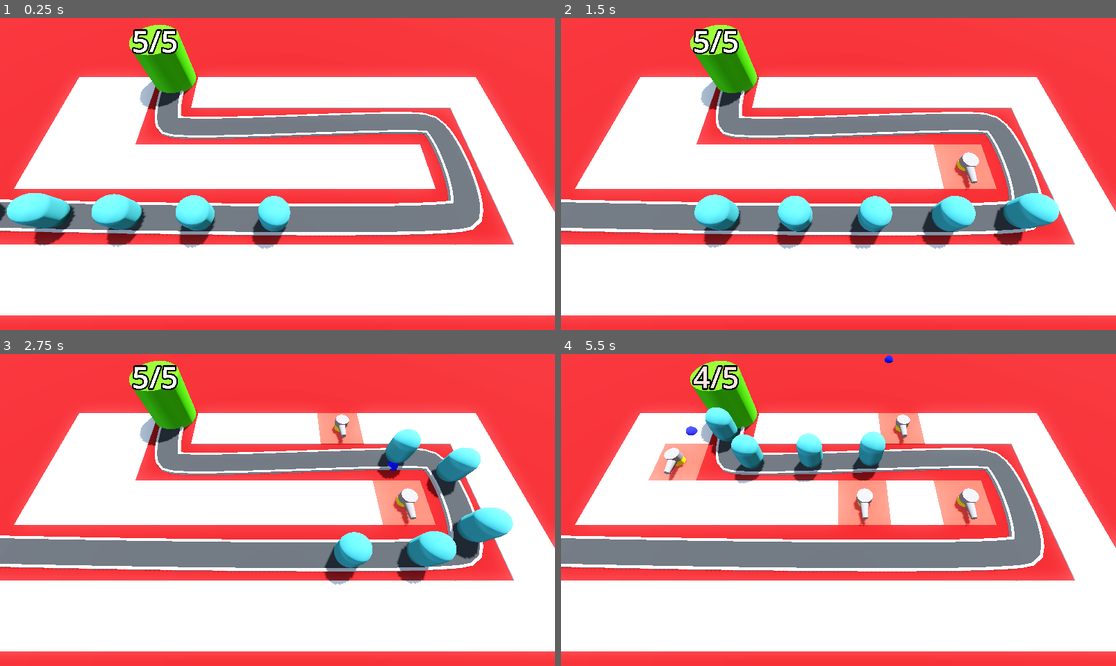
Above: before the commit, frames 1-4 (two rows, left to right).
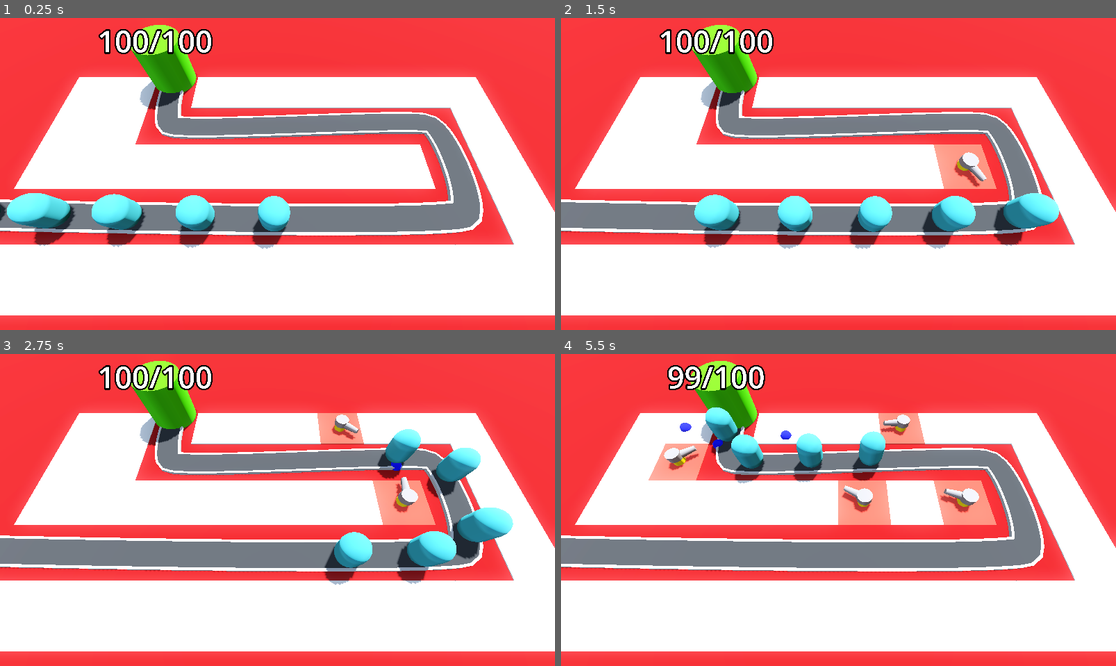
Above: after the commit, the same moments.

Repository: Matthew-CS11/Barbarian-Blaster
Game: Godot game, scene res://base_level.tscn
The game is run twice, just before and just after one commit, with the same random seed, the same clock (stepped at 60 frames per second) and the same inputs.
Inputs (mouse positions are in pixels of both pictures, inside the frame that each line leads up to):
- Up to frame 1 (0.25 s): no input
- Up to frame 2 (1.5 s): move the mouse to (960, 158) at 0.52 s; click (960, 158) at 0.6 s; move the mouse to (727, 189) at 1.27 s; click (727, 189) at 1.35 s
- Up to frame 3 (2.75 s): move the mouse to (333, 441) at 2.02 s; click (333, 441) at 2.1 s
- Up to frame 4 (5.5 s): move the mouse to (810, 572) at 2.77 s; click (810, 572) at 2.85 s; move the mouse to (1005, 556) at 3.52 s; click (1005, 556) at 3.6 s; move the mouse to (672, 463) at 4.27 s; click (672, 463) at 4.35 s; move the mouse to (866, 510) at 5.02 s; click (866, 510) at 5.1 s

The runs differ from the first frame. In frame 1, 0.9% of the frame differs, in the area x 17-39%, y 3-12%; in frame 2, 1.1%; in frame 3, 1.3%; in frame 4, 2.1%, in the area x 18-75%, y 0-56%.

Commit message:
add tracking

Diff:
--- a/Turret/ball.gd
+++ b/Turret/ball.gd
@@ -1,6 +1,6 @@
 extends Area3D
 
-var direction := Vector3.FORWARD
+var direction := Vector3.BACK
 
 @export var speed := 30.0
 
--- a/Turret/turret.gd
+++ b/Turret/turret.gd
@@ -1,7 +1,11 @@
 extends Node3D
 
 var projectile = preload("res://Turret/ball.tscn")
+var enemy_path : Path3D
 
+func _physics_process(delta: float) -> void:
+	var enemy = enemy_path.get_children().back()
+	look_at(enemy.global_position, Vector3.UP, true)
 
 func _on_timer_timeout() -> void:
 	var ball = projectile.instantiate()
--- a/Turret/turret_manager.gd
+++ b/Turret/turret_manager.gd
@@ -2,8 +2,10 @@
 class_name TurretManager
 
 @export var turret : PackedScene
+@export var enemy_path : Path3D
 
 func build_turret(pos:Vector3) -> void:
 	var tur = turret.instantiate()
 	add_child(tur)
 	tur.global_position = pos
+	tur.enemy_path = enemy_path
--- a/base_level.tscn
+++ b/base_level.tscn
@@ -133,7 +133,9 @@
 
 [node name="Base" parent="." instance=ExtResource("3_eesb3")]
 transform = Transform3D(1, 0, 0, 0, 1, 0, 0, 0, 1, -10.17345, 0, -7.665709)
+max_health = 100
 
-[node name="TurretManager" type="Node3D" parent="."]
+[node name="TurretManager" type="Node3D" parent="." node_paths=PackedStringArray("enemy_path")]
 script = ExtResource("5_ftfrf")
 turret = ExtResource("6_u2wky")
+enemy_path = NodePath("../Path3D")
